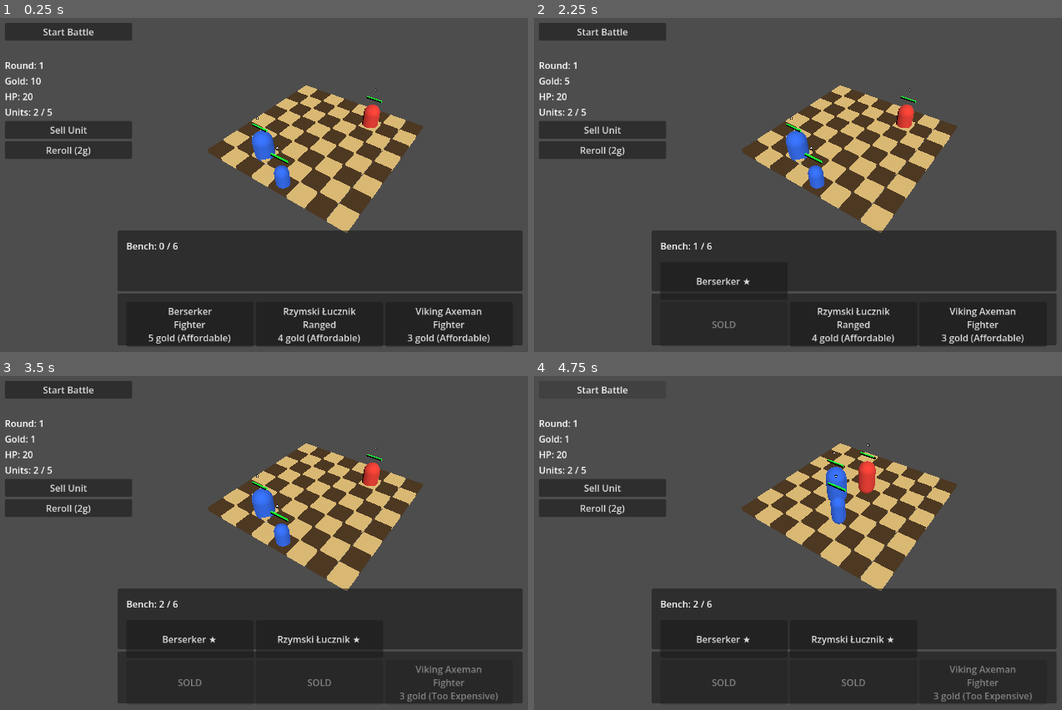
Above: before the commit, frames 1-4 (two rows, left to right).
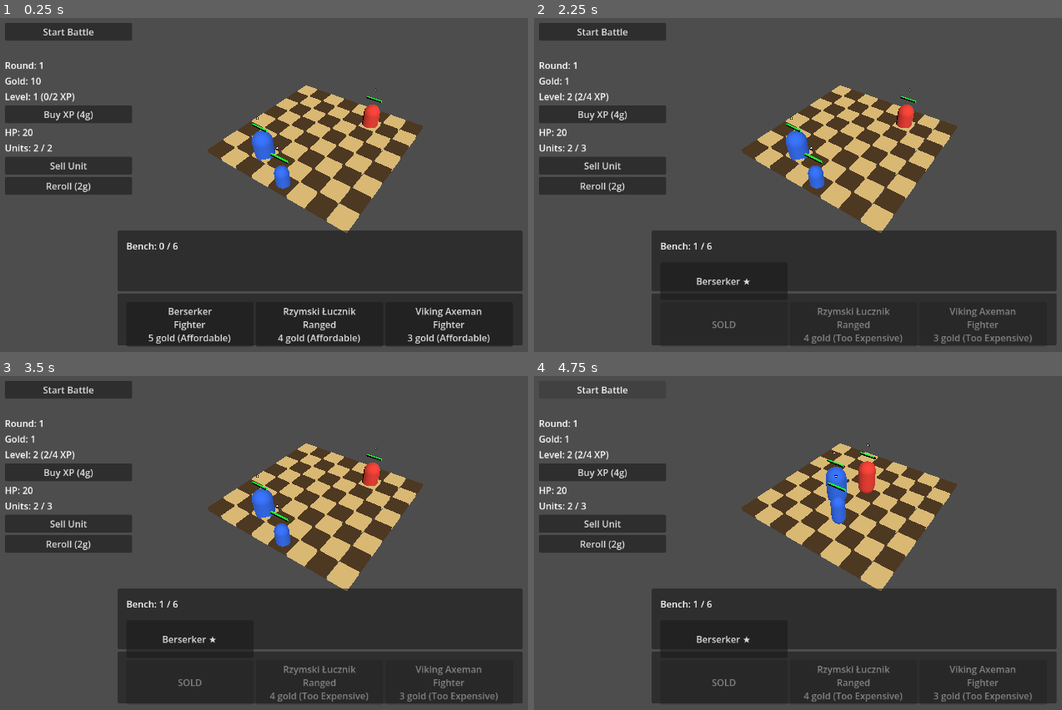
Above: after the commit, the same moments.

Repository: janmgryka-bit/warmarket
Game: Godot game, scene res://scenes/Main.tscn
The game is run twice, just before and just after one commit, with the same random seed, the same clock (stepped at 60 frames per second) and the same inputs.
Inputs (mouse positions are in pixels of both pictures, inside the frame that each line leads up to):
- Up to frame 1 (0.25 s): no input
- Up to frame 2 (2.25 s): click "Sell Unit" at 0.5 s; click (602, 114) at 1.25 s, where only the run after the commit has a clickable "Buy XP (4g)"; click "Berserker Fighter 5 gold (Aff…" at 2 s
- Up to frame 3 (3.5 s): click (322, 683) at 2.75 s, where only the run before the commit has a clickable "Rzymski Łucznik Ranged 4 gold…"
- Up to frame 4 (4.75 s): click "Start Battle" at 3.5 s; click "Start Battle" at 4.25 s

The runs differ from the first frame. In frame 1, 5.5% of the frame differs, in the area x 0-25%, y 22-53%; in frame 2, 6.4%, in the area x 0-95%, y 17-98%; in frame 3, 6.2%; in frame 4, 6.2%.

Commit message:
Add player level and XP purchases

Diff:
--- a/godot_project/war-market/scenes/Main.tscn
+++ b/godot_project/war-market/scenes/Main.tscn
@@ -51,13 +51,21 @@
 layout_mode = 2
 text = "Gold: 10"
 
+[node name="PlayerLevelLabel" type="Label" parent="UI/HudContainer"]
+layout_mode = 2
+text = "Level: 1 (0/2 XP)"
+
+[node name="BuyXPButton" type="Button" parent="UI/HudContainer"]
+layout_mode = 2
+text = "Buy XP (4g)"
+
 [node name="PlayerHealthLabel" type="Label" parent="UI/HudContainer" unique_id=1612883266]
 layout_mode = 2
 text = "HP: 20"
 
 [node name="UnitCapLabel" type="Label" parent="UI/HudContainer" unique_id=1612883265]
 layout_mode = 2
-text = "Units: 0 / 5"
+text = "Units: 0 / 2"
 
 [node name="SellUnitButton" type="Button" parent="UI/HudContainer" unique_id=1612883264]
 layout_mode = 2
@@ -116,4 +124,5 @@
 [connection signal="pressed" from="UI/HudContainer/StartBattleButton" to="." method="_on_start_battle_button_pressed"]
 [connection signal="pressed" from="UI/RestartRoundButton" to="." method="_on_restart_round_button_pressed"]
 [connection signal="pressed" from="UI/HudContainer/RerollButton" to="." method="_on_reroll_button_pressed"]
+[connection signal="pressed" from="UI/HudContainer/BuyXPButton" to="." method="_on_buy_xp_button_pressed"]
 [connection signal="pressed" from="UI/HudContainer/SellUnitButton" to="." method="_on_sell_unit_button_pressed"]
--- a/godot_project/war-market/scripts/game.gd
+++ b/godot_project/war-market/scripts/game.gd
@@ -8,8 +8,10 @@
 @onready var round_result_label: Label = $UI/HudContainer/RoundResultLabel
 @onready var shop_items: HBoxContainer = $UI/BottomContainer/ShopPanel/ShopItems
 @onready var gold_label: Label = $UI/HudContainer/GoldLabel
+@onready var player_level_label: Label = $UI/HudContainer/PlayerLevelLabel
 @onready var round_label: Label = $UI/HudContainer/RoundLabel
 @onready var reroll_button: Button = $UI/HudContainer/RerollButton
+@onready var buy_xp_button: Button = $UI/HudContainer/BuyXPButton
 @onready var sell_unit_button: Button = $UI/HudContainer/SellUnitButton
 @onready var unit_cap_label: Label = $UI/HudContainer/UnitCapLabel
 @onready var player_health_label: Label = $UI/HudContainer/PlayerHealthLabel
@@ -49,7 +51,12 @@
 var reroll_cost: int = 2
 var win_bonus_gold: int = 2
 var draw_bonus_gold: int = 1
-var max_player_units: int = 5
+var player_level: int = 1
+var player_xp: int = 0
+var xp_per_purchase: int = 4
+var xp_purchase_cost: int = 4
+var max_player_level: int = 6
+var max_player_units: int = 2
 var player_gold: int = starting_gold
 var starting_player_health: int = 20
 var player_health: int = starting_player_health
@@ -127,6 +134,8 @@
 
 	update_gold_label()
 	update_player_health_label()
+	update_max_player_units()
+	update_player_level_label()
 	spawn_test_units()
 	roll_shop_offers()
 	populate_shop()
@@ -511,6 +520,20 @@
 func update_player_health_label() -> void:
 	player_health_label.text = "HP: %d" % player_health
 
+func get_xp_required_for_next_level() -> int:
+	if player_level >= max_player_level:
+		return 0
+	return player_level * 2
+
+func update_max_player_units() -> void:
+	max_player_units = player_level + 1
+
+func update_player_level_label() -> void:
+	if player_level >= max_player_level:
+		player_level_label.text = "Level: %d (MAX)" % player_level
+		return
+	player_level_label.text = "Level: %d (%d/%d XP)" % [player_level, player_xp, get_xp_required_for_next_level()]
+
 func trigger_game_over() -> void:
 	game_over = true
 	battle_started = false
@@ -539,6 +562,9 @@
 	last_round_result = ""
 	player_gold = starting_gold
 	player_health = starting_player_health
+	player_level = 1
+	player_xp = 0
+	update_max_player_units()
 
 	# Clear rosters and bench
 	player_roster.clear()
@@ -557,6 +583,7 @@
 	# Update UI labels
 	update_gold_label()
 	update_player_health_label()
+	update_player_level_label()
 	update_unit_cap_label()
 	update_bench_ui()
 	round_label.text = "Round: %d" % round_number
@@ -603,6 +630,40 @@
 func clear_shop() -> void:
 	for child in shop_items.get_children():
 		child.queue_free()
+
+func _on_buy_xp_button_pressed() -> void:
+	if not is_preparation_phase():
+		print("Cannot buy XP outside preparation phase")
+		return
+
+	if player_level >= max_player_level:
+		print("Player is already at max level")
+		return
+
+	if player_gold < xp_purchase_cost:
+		print("Cannot afford XP. Need ", xp_purchase_cost, " gold, have ", player_gold)
+		return
+
+	player_gold -= xp_purchase_cost
+	player_xp += xp_per_purchase
+	print("Bought ", xp_per_purchase, " XP for ", xp_purchase_cost, " gold")
+
+	while player_level < max_player_level:
+		var required_xp = get_xp_required_for_next_level()
+		if player_xp < required_xp:
+			break
+
+		player_xp -= required_xp
+		player_level += 1
+		update_max_player_units()
+		print("Player leveled up to ", player_level, ". Unit cap: ", max_player_units)
+
+	if player_level >= max_player_level:
+		player_xp = 0
+
+	update_gold_label()
+	update_player_level_label()
+	update_unit_cap_label()
 
 func _on_shop_card_pressed(unit_id: String, offer_index: int) -> void:
 	if not is_preparation_phase():
--- a/godot_project/war-market/tests/smoke_test.gd
+++ b/godot_project/war-market/tests/smoke_test.gd
@@ -24,6 +24,7 @@
 func _init() -> void:
 	print("Starting smoke test...")
 	await run_test("Initial state", Callable(self, "test_initial_state"))
+	await run_test("Buy XP", Callable(self, "test_buy_xp"))
 	await run_test("Reroll", Callable(self, "test_reroll"))
 	await run_test("Buy to bench", Callable(self, "test_buy_to_bench"))
 	await run_test("Sold slot", Callable(self, "test_sold_slot"))
@@ -62,6 +63,40 @@
 	assert_eq(game.round_number, 1, "Round should start at 1")
 	assert_eq(game.current_shop_offers.size(), game.shop_offer_count, "Shop should show the configured number of offers")
 	assert_eq(game.bench_units.size(), 0, "Bench should be empty at start")
+	assert_eq(game.player_level, 1, "Player should start at level 1")
+	assert_eq(game.player_xp, 0, "Player should start with 0 XP")
+	assert_eq(game.max_player_units, 2, "Level 1 should allow 2 deployed units")
+	assert_eq(game.player_level_label.text, "Level: 1 (0/2 XP)", "Player level label should show initial XP progress")
+
+func test_buy_xp() -> void:
+	var game = await load_game()
+	var gold_before = game.player_gold
+	game._on_buy_xp_button_pressed()
+	assert_eq(game.player_gold, gold_before - game.xp_purchase_cost, "Buying XP should subtract XP purchase cost")
+	assert_eq(game.player_level, 2, "Buying 4 XP at level 1 should level up to 2")
+	assert_eq(game.player_xp, 2, "Remaining XP should carry toward the next level")
+	assert_eq(game.max_player_units, 3, "Level 2 should increase deployed unit cap to 3")
+	assert_eq(game.unit_cap_label.text, "Units: 2 / 3", "Unit cap label should update after leveling")
+
+	game.player_gold = 0
+	gold_before = game.player_gold
+	var level_before = game.player_level
+	var xp_before = game.player_xp
+	game._on_buy_xp_button_pressed()
+	assert_eq(game.player_gold, gold_before, "Buying XP without gold should not change gold")
+	assert_eq(game.player_level, level_before, "Buying XP without gold should not change level")
+	assert_eq(game.player_xp, xp_before, "Buying XP without gold should not change XP")
+
+	game.player_gold = 100
+	game.player_level = game.max_player_level
+	game.player_xp = 0
+	game.update_max_player_units()
+	game.update_player_level_label()
+	gold_before = game.player_gold
+	game._on_buy_xp_button_pressed()
+	assert_eq(game.player_gold, gold_before, "Buying XP at max level should not spend gold")
+	assert_eq(game.player_level, game.max_player_level, "Buying XP at max level should not change level")
+	assert_eq(game.player_xp, 0, "Buying XP at max level should not add XP")
 
 func test_reroll() -> void:
 	var game = await load_game()
@@ -143,6 +178,7 @@
 
 func test_two_star_deployed_unit() -> void:
 	var game = await load_game()
+	buy_xp_for_extra_unit_cap(game)
 	var unit_id = "roman_spearman"
 	for i in range(3):
 		game.bench_units.append({"unit_id": unit_id, "star_level": 1})
@@ -165,6 +201,7 @@
 
 func test_deployed_merge_to_two_star() -> void:
 	var game = await load_game()
+	buy_xp_for_extra_unit_cap(game)
 	var unit_id = "roman_spearman"
 	game.bench_units.append({"unit_id": unit_id, "star_level": 1})
 	var tile = find_empty_player_tile(game)
@@ -194,6 +231,7 @@
 
 func test_deployed_merge_to_three_star() -> void:
 	var game = await load_game()
+	buy_xp_for_extra_unit_cap(game)
 	var unit_id = "roman_spearman"
 	game.bench_units.append({"unit_id": unit_id, "star_level": 2})
 	var tile = find_empty_player_tile(game)
@@ -227,6 +265,7 @@
 
 func test_bench_deploy() -> void:
 	var game = await load_game()
+	buy_xp_for_extra_unit_cap(game)
 	var offer_index = find_affordable_shop_offer(game)
 	assert_true(offer_index >= 0, "No affordable shop offer found for bench deploy setup")
 	game._on_shop_card_pressed(game.current_shop_offers[offer_index], offer_index)
@@ -337,6 +376,9 @@
 	assert_eq(game.player_gold, initial_gold, "Player gold should be reset to starting gold")
 	assert_eq(game.round_number, initial_round, "Round number should be reset to 1")
 	assert_eq(game.bench_units.size(), initial_bench_size, "Bench should be empty after reset")
+	assert_eq(game.player_level, 1, "Player level should reset to 1 after new run")
+	assert_eq(game.player_xp, 0, "Player XP should reset after new run")
+	assert_eq(game.max_player_units, 2, "Unit cap should reset from level after new run")
 	assert_eq(game.current_shop_offers.size(), game.shop_offer_count, "Fresh shop offers should be rolled")
 	assert_eq(game.sold_shop_offer_indices.size(), 0, "Sold shop slots should be cleared")
 	assert_true(game.player_roster.size() > 0, "Starting units should be spawned")
@@ -422,3 +464,9 @@
 		if entry.get("roster_id", -1) == roster_id:
 			return entry
 	return null
+
+func buy_xp_for_extra_unit_cap(game) -> void:
+	if game.player_roster.size() < game.max_player_units:
+		return
+	game._on_buy_xp_button_pressed()
+	assert_true(game.player_roster.size() < game.max_player_units, "Buying XP should create room for one more deployed unit")
